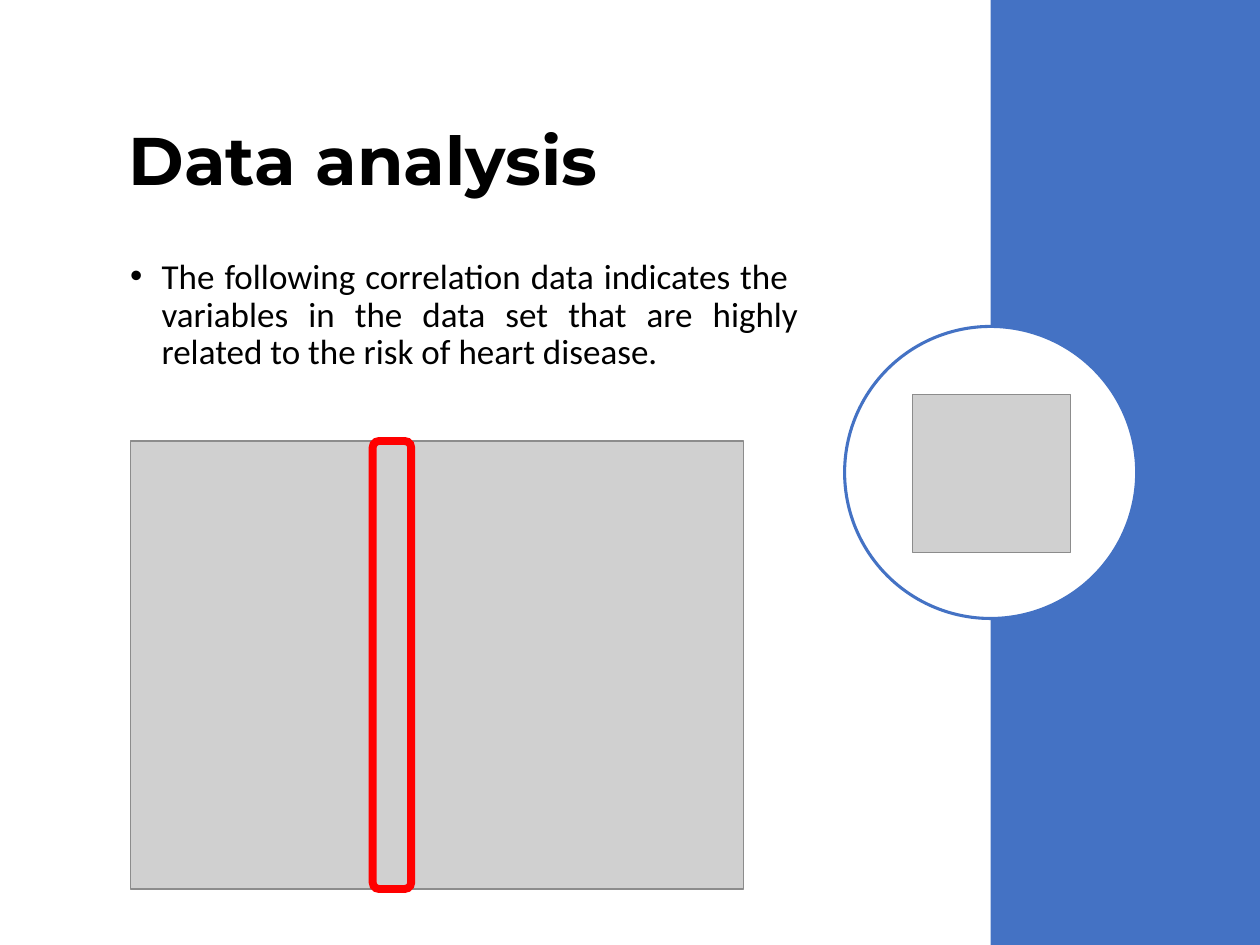
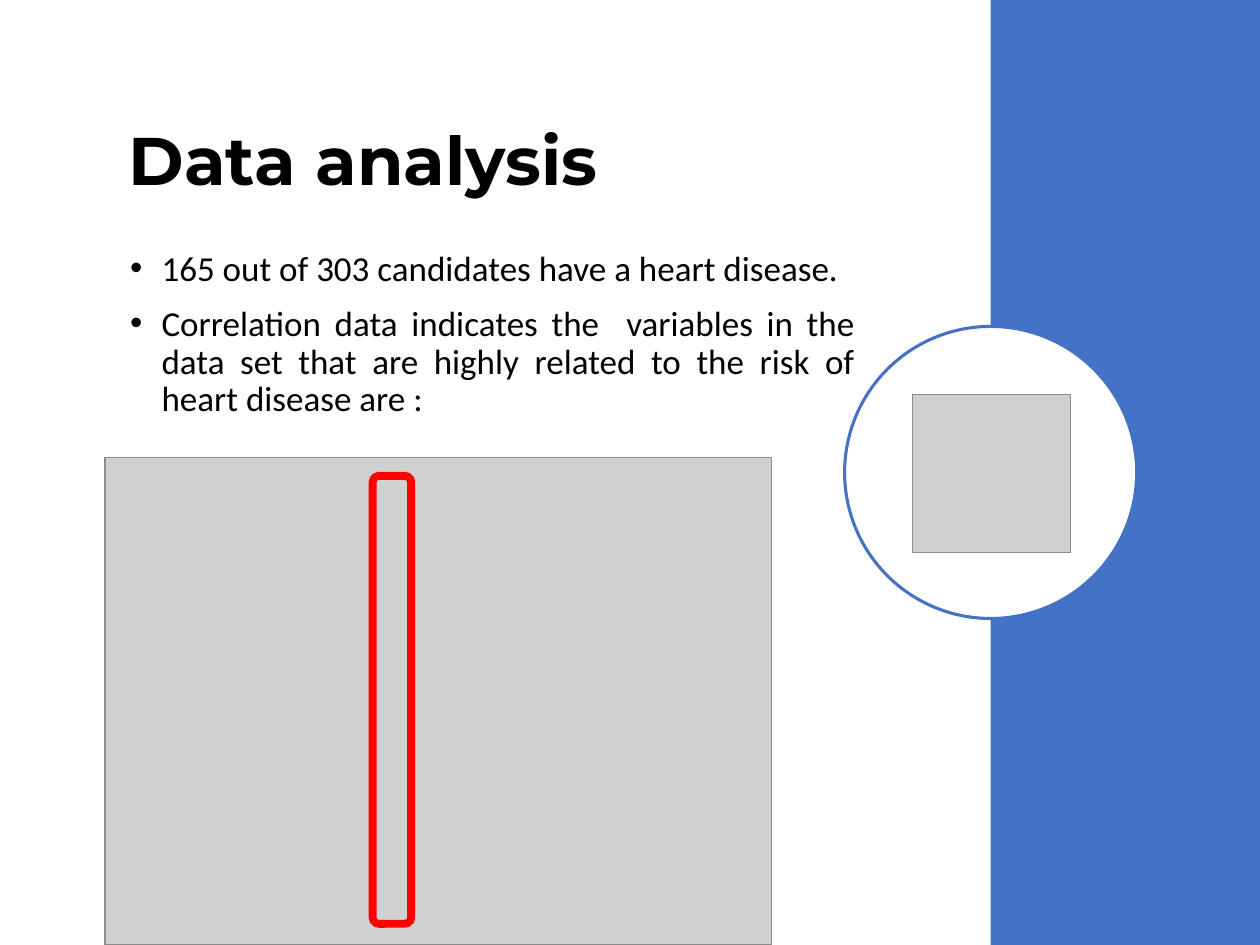
Before and after one commit to vinoroy/statsLearning, a slide deck: slide 8 of YCBS255_19-04-23_ass4_VincentRoy.pptx. Drawn at 1260x945 pixels with LibreOffice and Linux fonts; fonts in the diff are those of the drawing; grey boxes stand for pictures. Boxes give left, top, right and bottom in pixels: in the first picture for what was removed or moved away, otherwise in the second. Text is boxed around its words. In the diff, an @@ line names an element or a change of style, - is before the commit and + after.

```diff
--- a/YCBS255_19-04-23_ass4_VincentRoy.pptx
+++ b/YCBS255_19-04-23_ass4_VincentRoy.pptx
@@ text at box(162, 256, 855, 412): text changed @@
-• The following correlation data indicates the variables in the data set that are highly related to the risk of heart disease.
+• 165 out of 303 candidates have a heart disease.
+• Correlation data indicates the variables in the data set that are highly related to the risk of heart disease are :
@@ picture: place and size @@
-picture at box(130, 441, 743, 890)
+picture at box(105, 457, 771, 945)
@@ rounded rectangle: place and size @@
-rounded rectangle at box(373, 441, 412, 890)
+rounded rectangle at box(373, 476, 412, 925)
```
Also in this commit, not shown: 8 other slides changed, 3 slides added, 2 other files.
